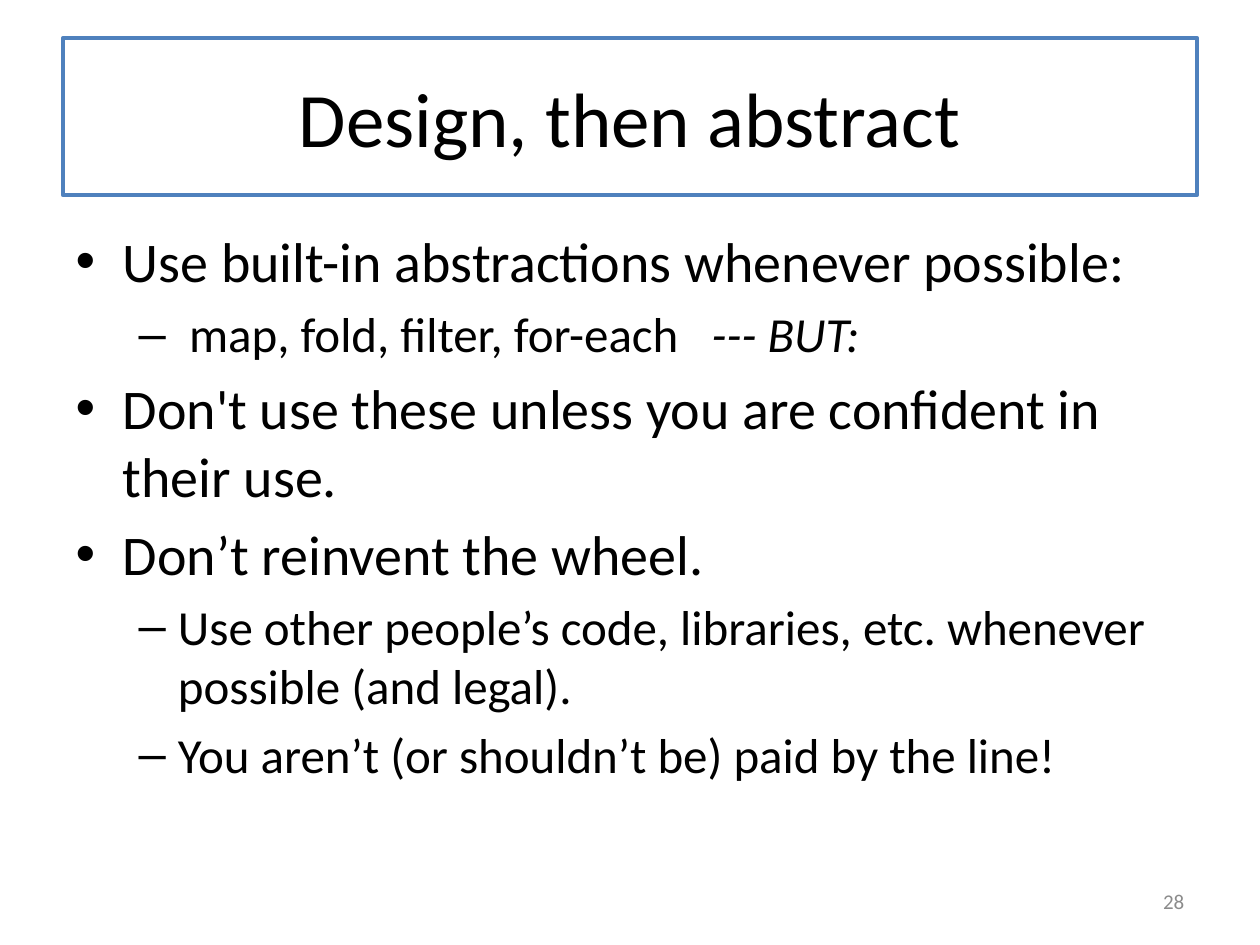
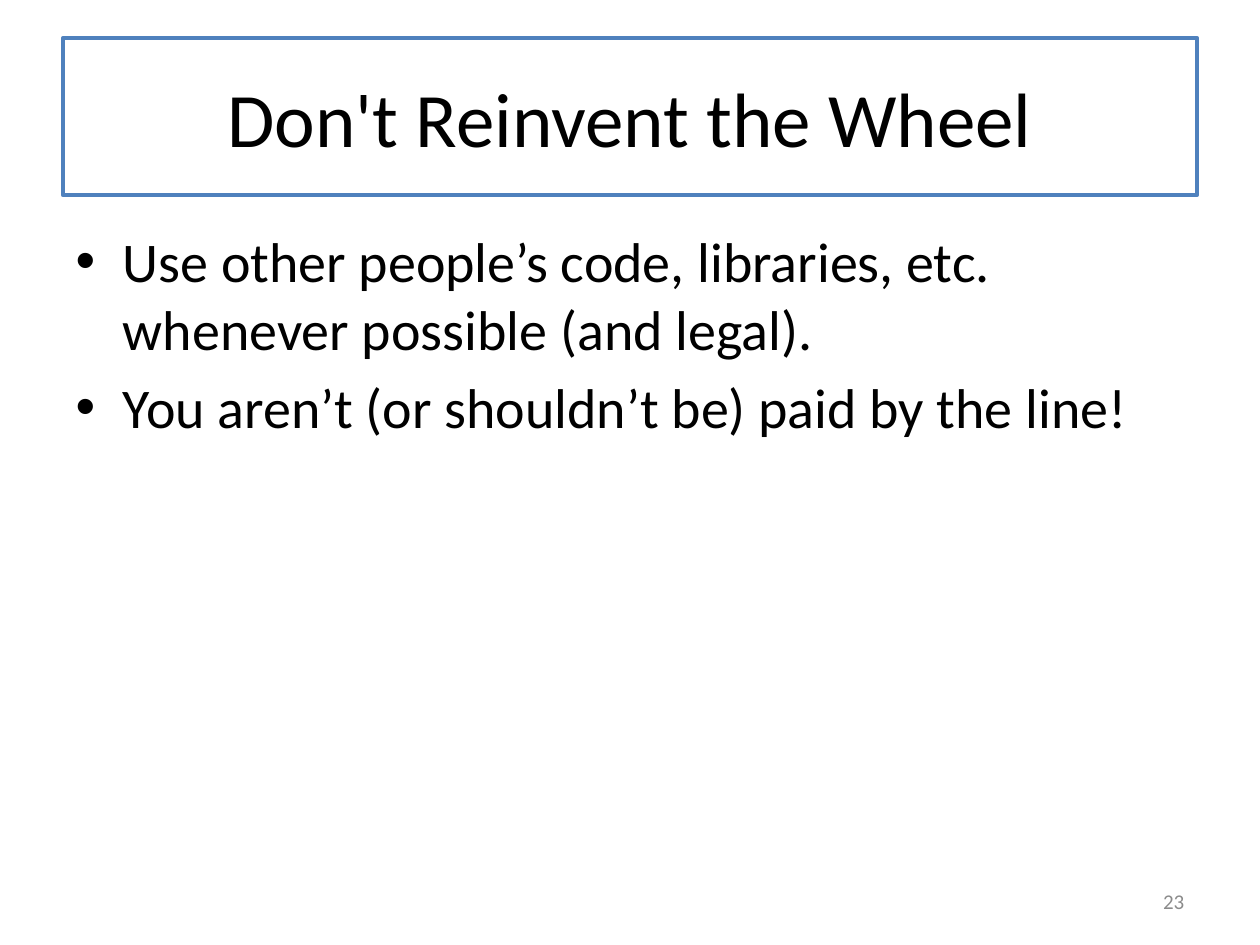
Before and after one commit to mwand/cs5010f16, a slide deck: slide 23 of Slides/Lesson 12.1 The Last Lecture.pptx (slide 28 before the commit). Drawn at 1260x945 pixels with LibreOffice and Linux fonts; fonts in the diff are those of the drawing. Boxes give left, top, right and bottom in pixels: in the first picture for what was removed or moved away, otherwise in the second. Text is boxed around its words. In the diff, an @@ line names an element or a change of style, - is before the commit and + after.

```diff
--- a/Slides/Lesson 12.1 The Last Lecture.pptx
+++ b/Slides/Lesson 12.1 The Last Lecture.pptx
@@ title at [227, 93, 1031, 148]: text changed @@
-Design, then abstract
+Don't Reinvent the Wheel
@@ text "Use other people’s code, libraries, ..." at [123, 242, 1126, 437]: size 28 to 32 pt; bullet – to •; list level 2 to 1 in "Use other people’s code, libraries, ..."; list level 2 to 1 in "You aren’t (or shouldn’t be) ..." @@
@@ text at [123, 243, 1124, 576]: paragraphs removed @@
-• Use built-in abstractions whenever possible:
-  – map, fold, filter, for-each --- BUT:
-• Don't use these unless you are confident in their use.
-• Don’t reinvent the wheel.
@@ page number at [1163, 895, 1184, 909]: text changed @@
-28
+23
```
Also in this commit, not shown: 9 other slides changed, 12 slides removed, 2 other files.
